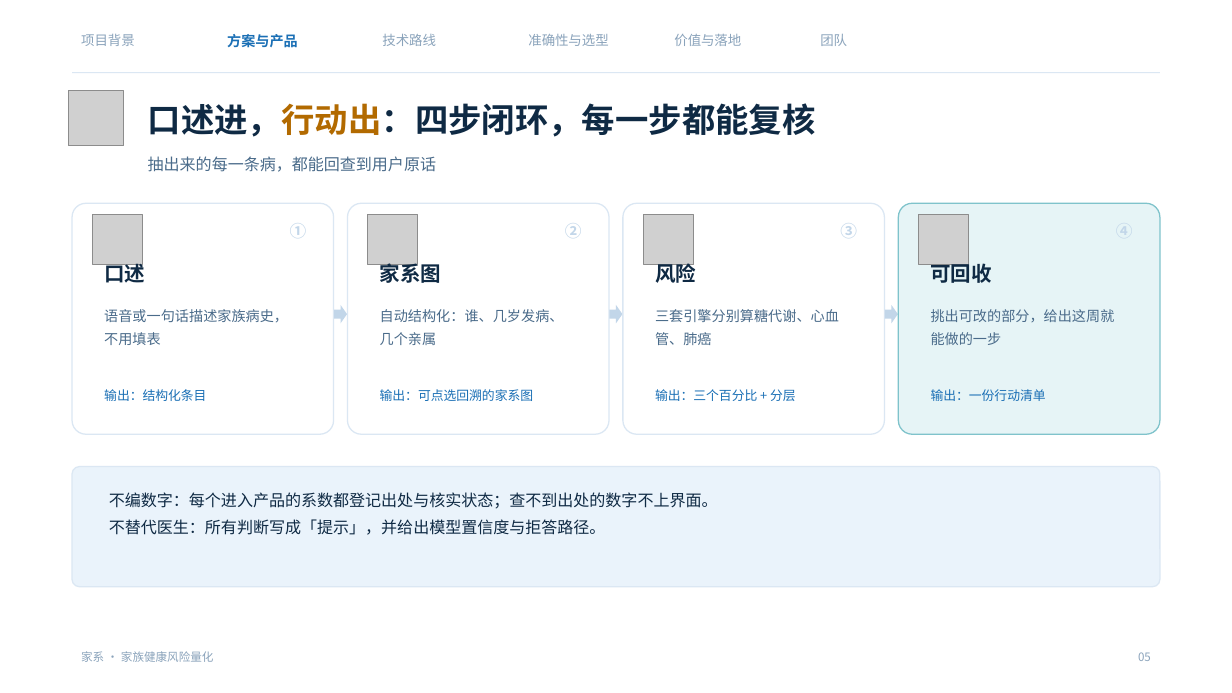
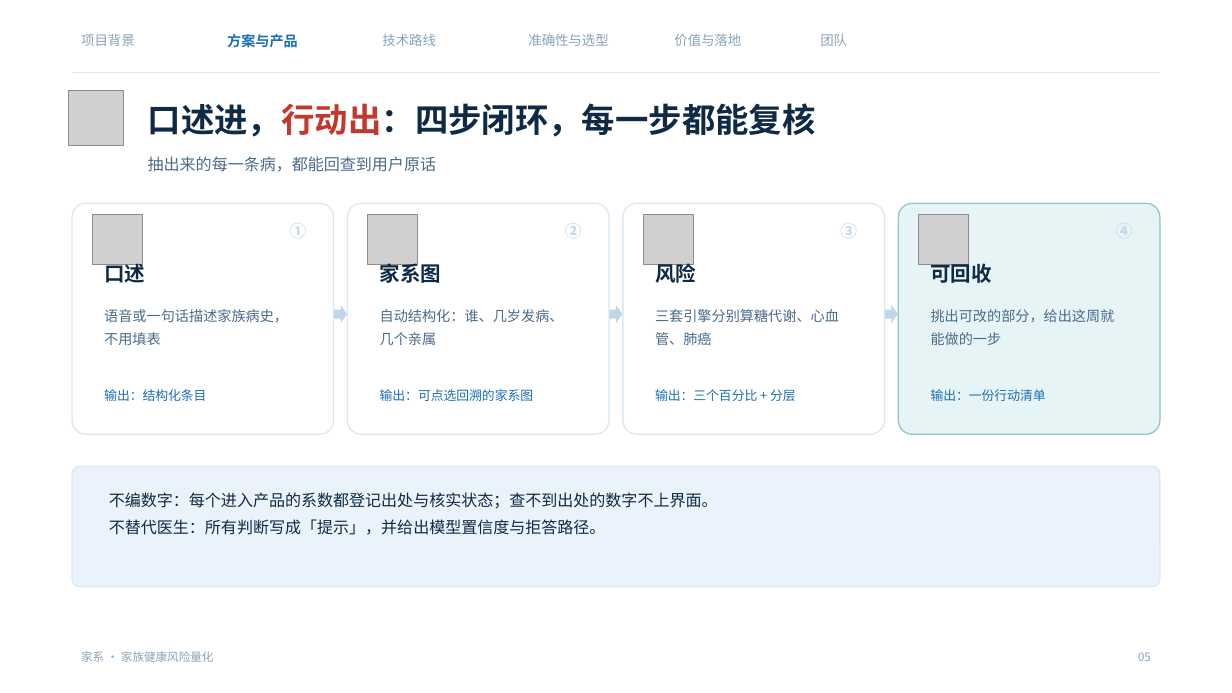
Before and after one commit to NimuStudio/jiaxi, a slide deck: slide 5 of deliverables/家系-答辩-v2.pptx. Drawn at 1232x693 pixels with LibreOffice and Linux fonts; fonts in the diff are those of the drawing; grey boxes stand for pictures; background and template pictures are left out. Boxes give left, top, right and bottom in pixels: in the first picture for what was removed or moved away, otherwise in the second. Text is boxed around its words. In the diff, an @@ line names an element or a change of style, - is before the commit and + after.

```diff
--- a/deliverables/家系-答辩-v2.pptx
+++ b/deliverables/家系-答辩-v2.pptx
@@ text "口述进，行动出：四步闭环，每一步都能复核" at <box>148,103,816,137</box>: text colour #B26A00 to #C0392B in "口述进，行动出：四步闭环，每一步都能复核" @@
@@ rounded rectangle at <box>898,203,1160,434</box>: outline #7FC3CB 1 pt to #8FC4CB 1 pt @@
```
Also in this commit, not shown: 18 other slides changed, 1 other file.
